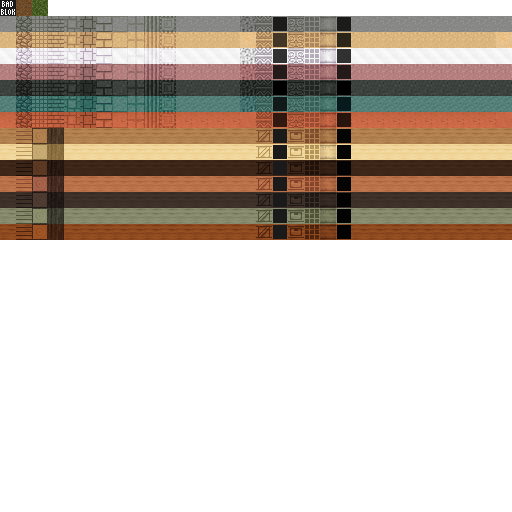
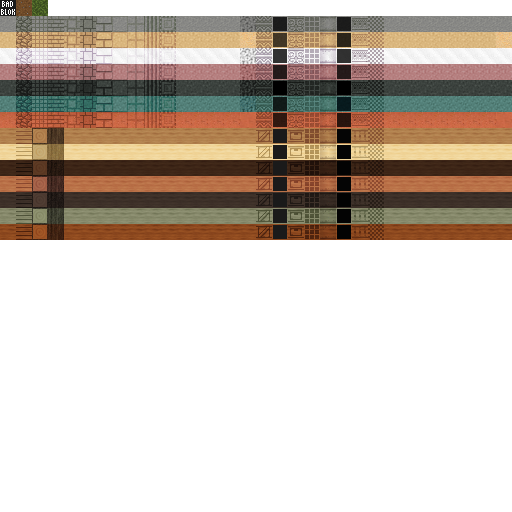
Before/after of a 512 × 512 layered artwork. What changed in the layer stack:
painted on "patterns" over box(352, 16, 384, 240)
